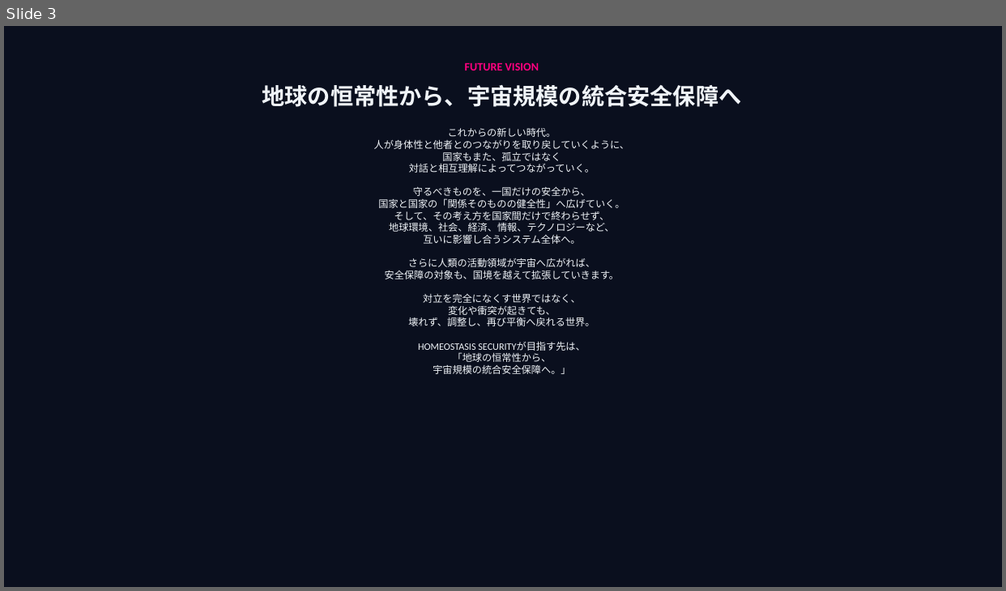
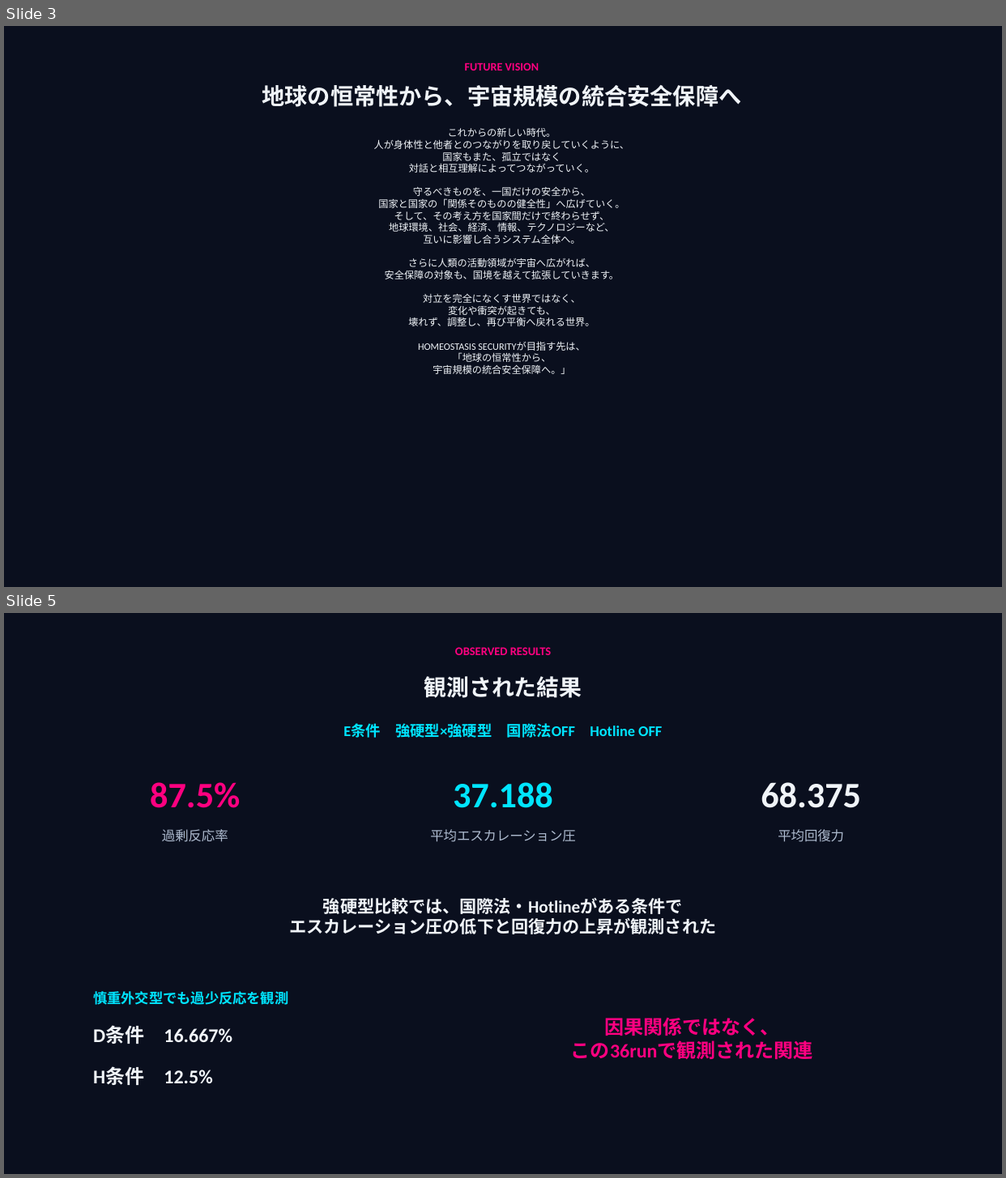
Before and after one commit to ryoryo3888/homeostasis-security, a slide deck: homeostasis_security_presentation(2).pptx. Shown one above the other, each under a label of ours: slide 3 before the commit, slides 3 and 5 after it; the slides between them are not shown. The pictures are 1006x591 and 1006x1178 pixels, drawn with LibreOffice and Linux fonts; fonts in the diff are those of the drawing. Boxes give left, top, right and bottom in pixels: in the first picture for what was removed or moved away, otherwise in the second. Text is boxed around its words. In the diff, an @@ line names an element or a change of style, - is before the commit and + after.

Commit message:
Append 16-condition research results to presentation

```diff
--- a/homeostasis_security_presentation(2).pptx
+++ b/homeostasis_security_presentation(2).pptx
@@ slide 5 added at [4, 613, 1002, 1174], background #0A0F1E @@
@@ text added at [455, 647, 551, 655], 11.2 pt, text #FF0080, bold @@
+OBSERVED RESULTS
@@ text added at [424, 676, 582, 698], 21.8 pt, text #F0F4F8, bold @@
+観測された結果
@@ text added at [343, 723, 662, 738], 14.2 pt, text #00E5FF, bold @@
+E条件 強硬型×強硬型 国際法OFF Hotline OFF
@@ text added at [150, 782, 240, 808], 34.5 pt, text #FF0080, bold @@
+87.5%
@@ text added at [453, 782, 553, 808], 34.5 pt, text #00E5FF, bold @@
+37.188
@@ text added at [761, 782, 861, 808], 34.5 pt, text #F0F4F8, bold @@
+68.375
@@ text added at [162, 829, 228, 842], 12.8 pt, text #AEBBCF @@
+過剰反応率
@@ text added at [430, 829, 575, 842], 12.8 pt, text #AEBBCF @@
+平均エスカレーション圧
@@ text added at [778, 829, 844, 842], 12.8 pt, text #AEBBCF @@
+平均回復力
@@ text added at [289, 898, 716, 935], 16.5 pt, text #F0F4F8, bold @@
+強硬型比較では、国際法・Hotlineがある条件で
+エスカレーション圧の低下と回復力の上昇が観測された
@@ text added at [93, 991, 288, 1005], 13.5 pt, text #00E5FF, bold @@
+慎重外交型でも過少反応を観測
@@ text added at [93, 1025, 232, 1044], 18.8 pt, text #F0F4F8, bold @@
+D条件 16.667%
@@ text added at [571, 1018, 813, 1059], 18.8 pt, text #FF0080, bold @@
+因果関係ではなく、
+この36runで観測された関連
@@ text added at [93, 1067, 212, 1085], 18.8 pt, text #F0F4F8, bold @@
+H条件 12.5%
```
Also in this commit, not shown: 2 other slides added, 1 other file.
